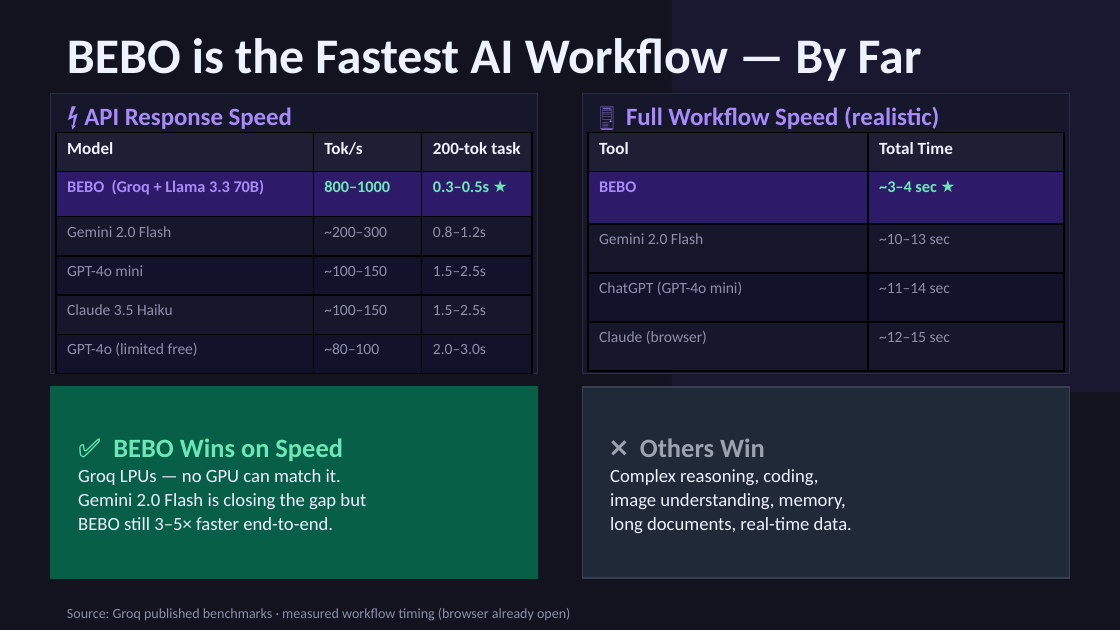
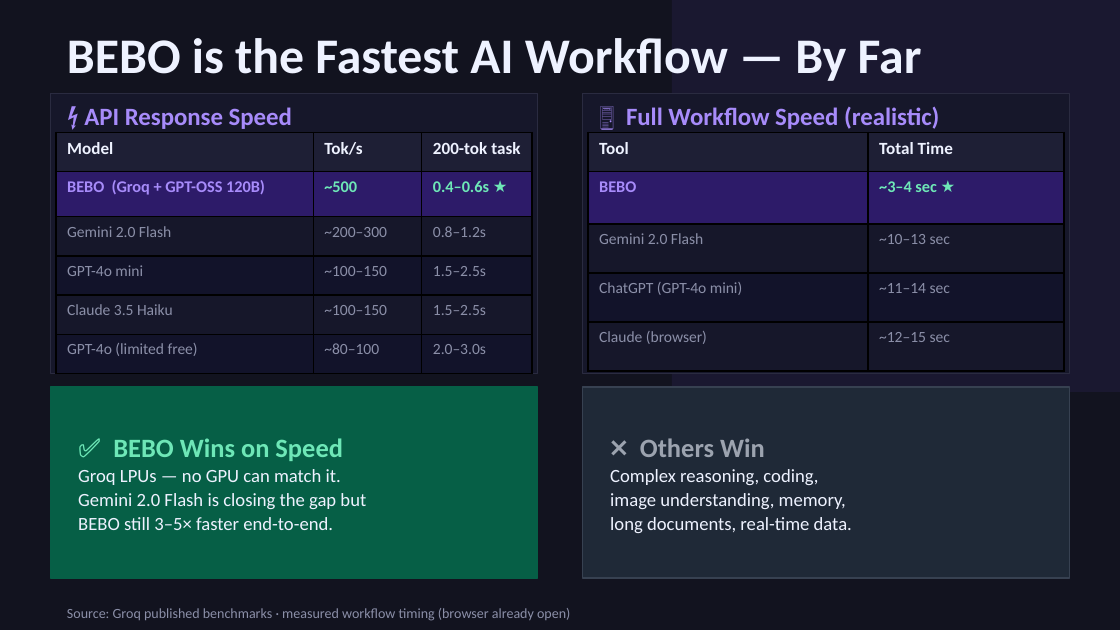
Before and after one commit to bhavik8025/BEBO-the-PET, a slide deck: slide 19 of BEBO-Pitch-Deck.pptx. Drawn at 1120x630 pixels with LibreOffice and Linux fonts; fonts in the diff are those of the drawing. Boxes give left, top, right and bottom in pixels: in the first picture for what was removed or moved away, otherwise in the second. Text is boxed around its words. In the diff, an @@ line names an element or a change of style, - is before the commit and + after.

```diff
--- a/BEBO-Pitch-Deck.pptx
+++ b/BEBO-Pitch-Deck.pptx
@@ table at bbox=[56, 132, 532, 386] @@
-row 2: BEBO (Groq + Llama 3.3 70B) | 800–1000 | 0.3–0.5s ★
+row 2: BEBO (Groq + GPT-OSS 120B) | ~500 | 0.4–0.6s ★
```
Also in this commit, not shown: 12 other slides changed, 17 other files.
